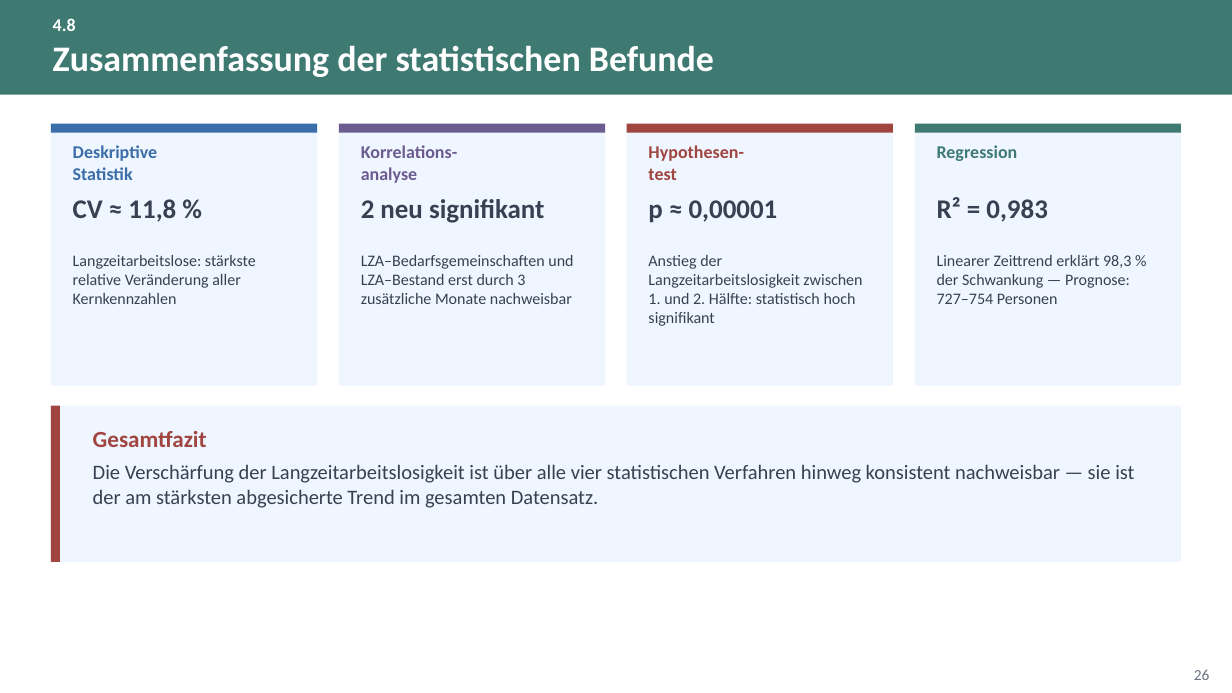
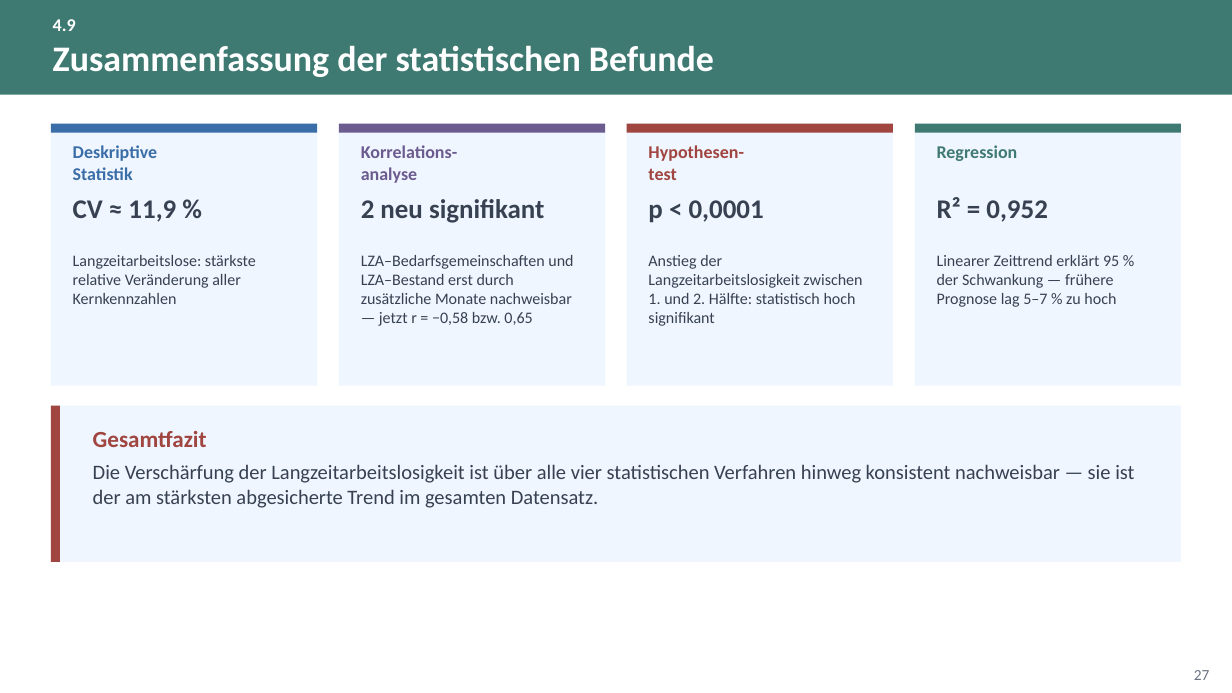
Before and after one commit to eufunk/arbeitsmarkt-regensburg, a slide deck: slide 27 of Docs/Projektpraesentation.pptx (slide 26 before the commit). Drawn at 1232x693 pixels with LibreOffice and Linux fonts; fonts in the diff are those of the drawing. Boxes give left, top, right and bottom in pixels: in the first picture for what was removed or moved away, otherwise in the second. Text is boxed around its words. In the diff, an @@ line names an element or a change of style, - is before the commit and + after.

```diff
--- a/Docs/Projektpraesentation.pptx
+++ b/Docs/Projektpraesentation.pptx
@@ text at <box>53,19,76,31</box>: text changed @@
-4.8
+4.9
@@ text at <box>73,200,176,222</box>: text changed @@
-CV ≈ 11,8 %
+CV ≈ 11,9 %
@@ text at <box>648,200,764,223</box>: text changed @@
-p ≈ 0,00001
+p < 0,0001
@@ text at <box>937,197,1048,222</box>: text changed @@
-R² = 0,983
+R² = 0,952
@@ text at <box>361,255,573,326</box>: text changed @@
-LZA–Bedarfsgemeinschaften und LZA–Bestand erst durch 3 zusätzliche Monate nachweisbar
+LZA–Bedarfsgemeinschaften und LZA–Bestand erst durch zusätzliche Monate nachweisbar — jetzt r = −0,58 bzw. 0,65
@@ text at <box>937,255,1119,307</box>: text changed @@
-Linearer Zeittrend erklärt 98,3 % der Schwankung — Prognose: 727–754 Personen
+Linearer Zeittrend erklärt 95 % der Schwankung — frühere Prognose lag 5–7 % zu hoch
@@ page number at <box>1194,670,1210,680</box>: text changed @@
-26
+27
```
Also in this commit, not shown: 59 other slides changed, 1 slide added, 1 other file.
